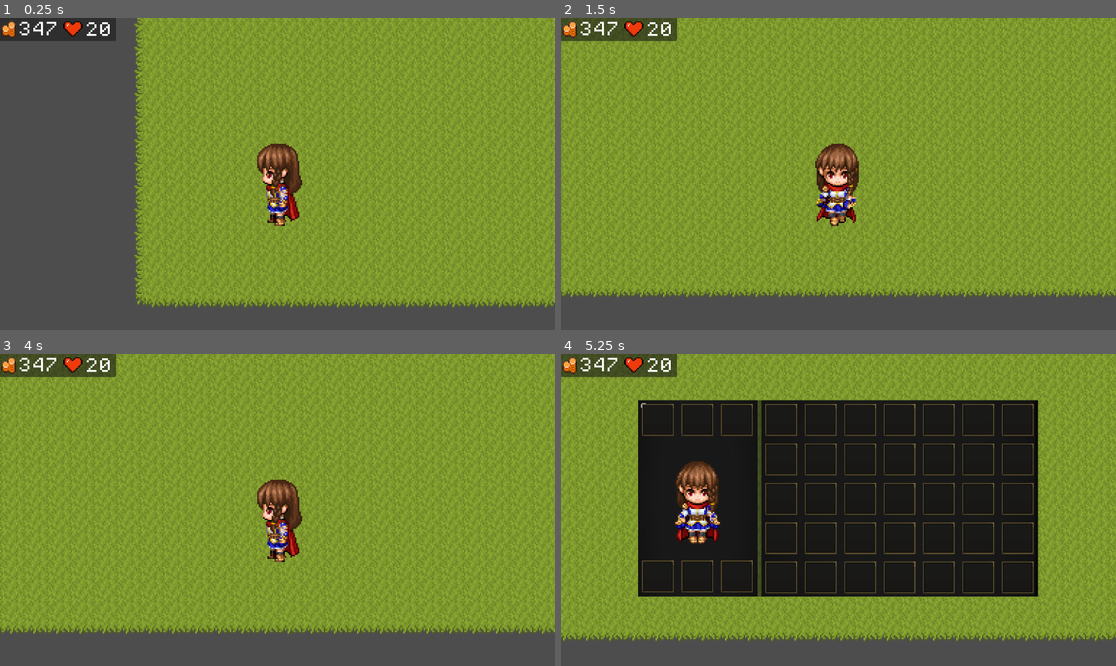
Above: before the commit, frames 1-4 (two rows, left to right).
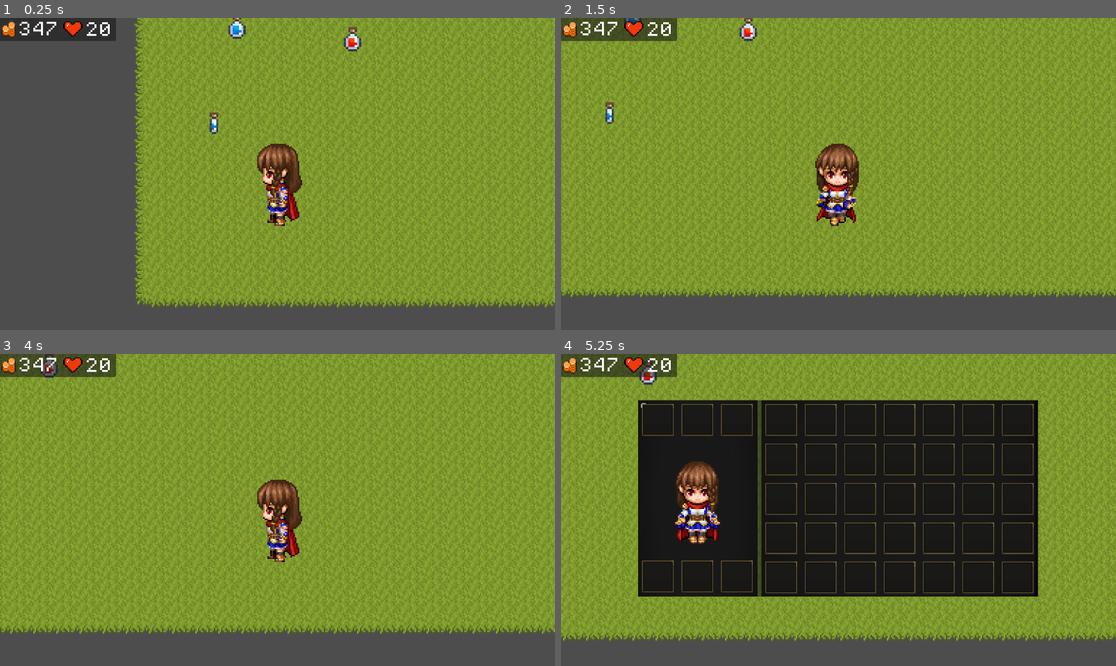
Above: after the commit, the same moments.

Repository: SamuelKane2/Sword-and-Sorcery-A-New-Dawn
Game: Godot game, scene res://scenes/game.tscn
Same seed, same stepped clock (60 frames per second), same inputs: the game is played once before the commit and once after it.
Inputs (mouse positions are in pixels of both pictures, inside the frame that each line leads up to):
- Up to frame 1 (0.25 s): no input
- Up to frame 2 (1.5 s): tap Enter at 0.5 s; hold Right (right) 0.53-1.28 s; hold Shift (shift) 0.53-1.28 s; hold Down (down) from 1.28 s (still down); tap Shift (shift) at 1.35 s
- Up to frame 3 (4 s): release Down (down) at 2.03 s; hold Right (right) 2.03-2.78 s; hold Shift (shift) 2.03-2.78 s; hold Up (up) 2.78-3.53 s; tap Shift (shift) at 2.85 s; hold Left (left) from 3.53 s (still down); hold Shift (shift) from 3.53 s (still down)
- Up to frame 4 (5.25 s): tap E (toggle_inventory) at 4.15 s; release Shift (shift) at 4.28 s; tap Shift (shift) at 4.35 s; release Left (left) at 5 s; click (644, 407) at 5.02 s

The runs differ from the first frame. In frame 1, 0.4% of the frame differs, in the area x 37-66%, y 0-38%; in frame 2, 0.3%; in frame 3, 0.1%; in frame 4, 0.2%.

Commit message:
Creating the items' scenes

Diff:
--- /dev/null
+++ b/big_blue_pot.gd
@@ -0,0 +1,4 @@
+extends Area2D
+
+func _on_body_entered(body: Node2D) -> void:
+	queue_free()
--- /dev/null
+++ b/scenes/Inventory/Inventory Items/Scenes/big_blue_pot.tscn
@@ -0,0 +1,20 @@
+[gd_scene load_steps=4 format=3 uid="uid://c20f157kqvg6n"]
+
+[ext_resource type="Script" path="res://big_blue_pot.gd" id="1_b78qu"]
+[ext_resource type="Texture2D" uid="uid://cmmlk0dk31pi2" path="res://assets/RPG CHARACTERS/Farm Game Village 2 Seasons/Item Icons/big_blue_pot.png" id="2_j67x4"]
+
+[sub_resource type="RectangleShape2D" id="RectangleShape2D_4vkj7"]
+size = Vector2(8, 11.3333)
+
+[node name="BigBluePot" type="Area2D"]
+scale = Vector2(1.5, 1.5)
+script = ExtResource("1_b78qu")
+
+[node name="CollisionShape2D" type="CollisionShape2D" parent="."]
+position = Vector2(0, -0.333333)
+shape = SubResource("RectangleShape2D_4vkj7")
+
+[node name="Sprite2D" type="Sprite2D" parent="."]
+texture = ExtResource("2_j67x4")
+
+[connection signal="body_entered" from="." to="." method="_on_body_entered"]
--- a/scenes/big_health_pot.tscn
+++ b/scenes/Inventory/Inventory Items/Scenes/big_health_pot.tscn
@@ -1,11 +1,14 @@
-[gd_scene load_steps=3 format=3 uid="uid://ffvykyixix82"]
+[gd_scene load_steps=4 format=3 uid="uid://ffvykyixix82"]
 
+[ext_resource type="Script" path="res://scripts/Inventory/big_health_pot.gd" id="1_dodki"]
 [ext_resource type="Texture2D" uid="uid://cbm2apt8bm3pn" path="res://assets/RPG CHARACTERS/Farm Game Village 2 Seasons/Item Icons/big_health_pot.png" id="1_hiv4m"]
 
 [sub_resource type="RectangleShape2D" id="RectangleShape2D_4vkj7"]
-size = Vector2(8, 11)
+size = Vector2(8, 11.3333)
 
 [node name="BigHealthPot" type="Area2D"]
+scale = Vector2(1.5, 1.5)
+script = ExtResource("1_dodki")
 
 [node name="CollisionShape2D" type="CollisionShape2D" parent="."]
 position = Vector2(0, 0.5)
@@ -13,3 +16,5 @@
 
 [node name="Sprite2D" type="Sprite2D" parent="."]
 texture = ExtResource("1_hiv4m")
+
+[connection signal="body_entered" from="." to="." method="_on_body_entered"]
--- /dev/null
+++ b/scenes/Inventory/Inventory Items/Scenes/small_blue_pot.tscn
@@ -0,0 +1,20 @@
+[gd_scene load_steps=4 format=3 uid="uid://g4ibykxc72lc"]
+
+[ext_resource type="Script" path="res://small_blue_pot.gd" id="1_ekm1p"]
+[ext_resource type="Texture2D" uid="uid://crl567tnjdyi4" path="res://assets/RPG CHARACTERS/Farm Game Village 2 Seasons/Item Icons/small_blue_pot.png" id="2_tup3g"]
+
+[sub_resource type="RectangleShape2D" id="RectangleShape2D_4vkj7"]
+size = Vector2(8, 11.3333)
+
+[node name="SmallBluePot" type="Area2D"]
+scale = Vector2(1.5, 1.5)
+script = ExtResource("1_ekm1p")
+
+[node name="CollisionShape2D" type="CollisionShape2D" parent="."]
+position = Vector2(0, 0.5)
+shape = SubResource("RectangleShape2D_4vkj7")
+
+[node name="Sprite2D" type="Sprite2D" parent="."]
+texture = ExtResource("2_tup3g")
+
+[connection signal="body_entered" from="." to="." method="_on_body_entered"]
--- /dev/null
+++ b/scenes/Inventory/Inventory Items/Scenes/small_health_pot.tscn
@@ -0,0 +1,20 @@
+[gd_scene load_steps=4 format=3 uid="uid://vscka4p4erhn"]
+
+[ext_resource type="Script" path="res://small_health_pot.gd" id="1_hvheo"]
+[ext_resource type="Texture2D" uid="uid://b77spdlfq6ihq" path="res://assets/RPG CHARACTERS/Farm Game Village 2 Seasons/Item Icons/small_health_pot.png" id="2_vbev7"]
+
+[sub_resource type="RectangleShape2D" id="RectangleShape2D_4vkj7"]
+size = Vector2(8, 11.3333)
+
+[node name="SmallHealthPot" type="Area2D"]
+scale = Vector2(1.5, 1.5)
+script = ExtResource("1_hvheo")
+
+[node name="CollisionShape2D" type="CollisionShape2D" parent="."]
+position = Vector2(0, 0.5)
+shape = SubResource("RectangleShape2D_4vkj7")
+
+[node name="Sprite2D" type="Sprite2D" parent="."]
+texture = ExtResource("2_vbev7")
+
+[connection signal="body_entered" from="." to="." method="_on_body_entered"]
--- /dev/null
+++ b/scenes/Inventory/Inventory Items/Scenes/sword.tscn
@@ -0,0 +1,18 @@
+[gd_scene load_steps=3 format=3 uid="uid://2b6iwa51ghon"]
+
+[ext_resource type="Texture2D" uid="uid://ddsx3vuetcuhe" path="res://assets/RPG CHARACTERS/Farm Game Village 2 Seasons/Item Icons/sword_icon.png" id="1_li4tk"]
+
+[sub_resource type="RectangleShape2D" id="RectangleShape2D_4vkj7"]
+size = Vector2(8, 11.3333)
+
+[node name="Sword" type="Area2D"]
+scale = Vector2(1.5, 1.5)
+
+[node name="CollisionShape2D" type="CollisionShape2D" parent="."]
+position = Vector2(0, 0.5)
+shape = SubResource("RectangleShape2D_4vkj7")
+
+[node name="Sprite2D" type="Sprite2D" parent="."]
+texture = ExtResource("1_li4tk")
+
+[connection signal="body_entered" from="." to="." method="_on_body_entered"]
--- a/scenes/Inventory/Inventory Items/playerInventory.tres
+++ b/scenes/Inventory/Inventory Items/playerInventory.tres
@@ -1,10 +1,10 @@
 [gd_resource type="Resource" script_class="Inventory" load_steps=7 format=3 uid="uid://bnu2h065ropgh"]
 
 [ext_resource type="Script" path="res://scripts/Inventory/inventory_item.gd" id="1_7et8e"]
-[ext_resource type="Resource" uid="uid://3uk76tvf4xca" path="res://scenes/Inventory/Inventory Items/big_blue_pot.tres" id="2_7ma65"]
-[ext_resource type="Resource" uid="uid://dvc3632ue7fkb" path="res://scenes/Inventory/Inventory Items/small_health_pot.tres" id="3_u0fsh"]
-[ext_resource type="Resource" uid="uid://dv4j8bo3rw4p4" path="res://scenes/Inventory/Inventory Items/sword.tres" id="4_pdh2j"]
-[ext_resource type="Resource" uid="uid://b3po638e0u214" path="res://scenes/Inventory/Inventory Items/big_health_pot.tres" id="5_gi652"]
+[ext_resource type="Resource" uid="uid://3uk76tvf4xca" path="res://scenes/Inventory/Inventory Items/Resources/big_blue_pot.tres" id="2_7ma65"]
+[ext_resource type="Resource" uid="uid://dvc3632ue7fkb" path="res://scenes/Inventory/Inventory Items/Resources/small_health_pot.tres" id="3_u0fsh"]
+[ext_resource type="Resource" uid="uid://dv4j8bo3rw4p4" path="res://scenes/Inventory/Inventory Items/Resources/sword.tres" id="4_pdh2j"]
+[ext_resource type="Resource" uid="uid://b3po638e0u214" path="res://scenes/Inventory/Inventory Items/Resources/big_health_pot.tres" id="5_gi652"]
 [ext_resource type="Script" path="res://scripts/Inventory/inventory_resource.gd" id="5_r38cl"]
 
 [resource]
--- a/scenes/game.tscn
+++ b/scenes/game.tscn
@@ -6,6 +6,9 @@
 [ext_resource type="Texture2D" uid="uid://cugem8e6v2kaa" path="res://assets/RPG CHARACTERS/Farm Game Village 2 Seasons/Tilesets/FG_Extras.png" id="4_73n50"]
 [ext_resource type="PackedScene" uid="uid://bc6q1d5kf0hw3" path="res://scenes/ui.tscn" id="5_qfvc6"]
 [ext_resource type="PackedScene" uid="uid://csc6dxriedco1" path="res://Player/Player.tscn" id="6_wo8ju"]
+[ext_resource type="PackedScene" uid="uid://ffvykyixix82" path="res://scenes/Inventory/Inventory Items/Scenes/big_health_pot.tscn" id="7_na0ga"]
+[ext_resource type="PackedScene" uid="uid://c20f157kqvg6n" path="res://scenes/Inventory/Inventory Items/Scenes/big_blue_pot.tscn" id="8_cjht4"]
+[ext_resource type="PackedScene" uid="uid://g4ibykxc72lc" path="res://scenes/Inventory/Inventory Items/Scenes/small_blue_pot.tscn" id="9_3br4h"]
 
 [sub_resource type="TileSetAtlasSource" id="TileSetAtlasSource_cebaa"]
 texture = ExtResource("1_tqb0j")
@@ -2973,3 +2976,12 @@
 
 [node name="Player" parent="." instance=ExtResource("6_wo8ju")]
 position = Vector2(43, 236)
+
+[node name="BigHealthPot" parent="." instance=ExtResource("7_na0ga")]
+position = Vector2(95, 142)
+
+[node name="BigBluePot" parent="." instance=ExtResource("8_cjht4")]
+position = Vector2(15, 135)
+
+[node name="SmallBluePot" parent="." instance=ExtResource("9_3br4h")]
+position = Vector2(-1, 201)
--- /dev/null
+++ b/scripts/Inventory/big_health_pot.gd
@@ -0,0 +1,4 @@
+extends Area2D
+
+func _on_body_entered(body: Node2D) -> void:
+	queue_free()
--- /dev/null
+++ b/small_blue_pot.gd
@@ -0,0 +1,4 @@
+extends Area2D
+
+func _on_body_entered(body: Node2D) -> void:
+	queue_free()
--- /dev/null
+++ b/small_health_pot.gd
@@ -0,0 +1,4 @@
+extends Area2D
+
+func _on_body_entered(body: Node2D) -> void:
+	queue_free()
Renamed: scenes/Inventory/Inventory Items/big_blue_pot.tres -> scenes/Inventory/Inventory Items/Resources/big_blue_pot.tres
Renamed: scenes/Inventory/Inventory Items/big_health_pot.tres -> scenes/Inventory/Inventory Items/Resources/big_health_pot.tres
Renamed: scenes/Inventory/Inventory Items/small_blue_pot.tres -> scenes/Inventory/Inventory Items/Resources/small_blue_pot.tres
Renamed: scenes/Inventory/Inventory Items/small_health_pot.tres -> scenes/Inventory/Inventory Items/Resources/small_health_pot.tres
Renamed: scenes/Inventory/Inventory Items/sword.tres -> scenes/Inventory/Inventory Items/Resources/sword.tres
Not shown: 1 places in scenes/game.tscn that only renumber resources
